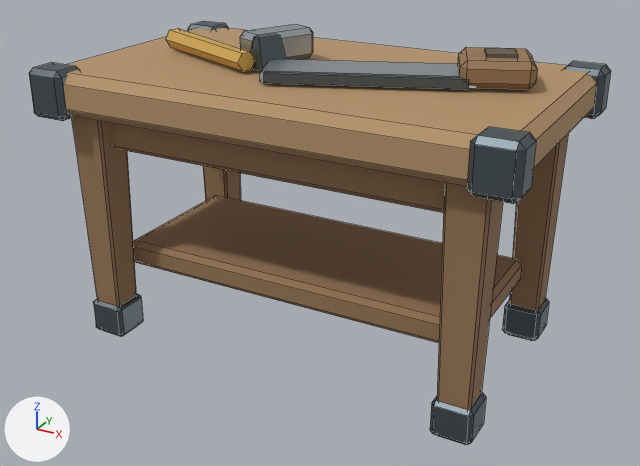
The FBX model Assets/GeneratedModels/Furniture/BUILD0026_CarpentryCraftTable.fbx, before and after one commit.
Both versions are drawn from a 50 mm lens placed at (1.354, -2.47, 1.622), pointed at (0.022, -0.05, 0.411). Arrows for +X, +Y and +Z are at lower left; the lights stay in place. The older version comes first. Mesh edges are drawn as thin lines.

Names of what the first picture shows: 'BUILD0026_CarpentryCraftTable'.
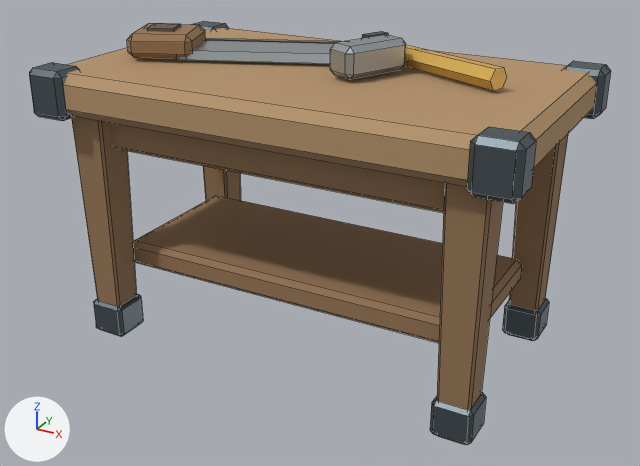
Where the change shows, as pixel boxes (x1, y1, x2, y2) in the pictures (640 x 466 px; the box of a moved part takes in the faces that stretch with it):
part 1 of me_build0026_carpentrycrafttable_mesh, moved or reshaped
    before: (166, 29, 255, 71)
    after: (405, 45, 507, 91)
part 2 of me_build0026_carpentrycrafttable_mesh, moved or reshaped
    before: (250, 34, 286, 72)
    after: (362, 31, 388, 38)
part 3 of me_build0026_carpentrycrafttable_mesh, moved or reshaped
    before: (240, 24, 313, 59)
    after: (330, 35, 406, 80)
part 4 of me_build0026_carpentrycrafttable_mesh, moved or reshaped
    before: (260, 59, 477, 88)
    after: (177, 41, 333, 64)
part 5 of me_build0026_carpentrycrafttable_mesh, moved or reshaped
    before: (264, 71, 469, 89)
    after: (205, 38, 337, 44)
part 6 of me_build0026_carpentrycrafttable_mesh, moved or reshaped
    before: (484, 48, 518, 58)
    after: (147, 23, 181, 32)
part 7 of me_build0026_carpentrycrafttable_mesh, moved or reshaped
    before: (458, 47, 538, 89)
    after: (127, 24, 206, 59)

What changed in the scene script:
```text
Change me_build0026_carpentrycrafttable_mesh:
    where me_build0026_carpentrycrafttable_mesh.from_pydata(...)  # 452 vertices, 474 faces; spans x -0.81..0.81, y -0.48..0.48, z 0.0..1.07
    used by ob_build0026_carpentrycrafttable; location = (0.0, 0.0, 0.0)
    me_build0026_carpentrycrafttable_mesh part 1: the loose piece of 12 vertices spanning x -0.6..-0.16, y -0.2..0.05, z 0.97..1.03 is turned 180 degrees about the z axis through the mesh origin
    me_build0026_carpentrycrafttable_mesh part 2: the loose piece of 8 vertices spanning x -0.2..-0.08, y -0.16..-0.04, z 0.97..1.07 is turned 180 degrees about the z axis through the mesh origin
    me_build0026_carpentrycrafttable_mesh part 3: the loose piece of 24 vertices spanning x -0.26..-0.08, y -0.11..0.13, z 0.97..1.07 is moved by (0.34, -0.02, 0.0)
    me_build0026_carpentrycrafttable_mesh part 4: the loose piece of 8 vertices spanning x -0.13..0.53, y -0.27..0.15, z 0.97..1.0 is turned 180 degrees about the z axis through the mesh origin
    me_build0026_carpentrycrafttable_mesh part 5: the loose piece of 8 vertices spanning x -0.05..0.51, y -0.28..-0.02, z 0.97..1.0 is turned 180 degrees about the z axis through the mesh origin
    me_build0026_carpentrycrafttable_mesh part 6: the loose piece of 8 vertices spanning x 0.5..0.62, y 0.02..0.14, z 0.97..1.06 is turned 180 degrees about the z axis through the mesh origin
    me_build0026_carpentrycrafttable_mesh part 7: the loose piece of 24 vertices spanning x 0.41..0.69, y -0.06..0.22, z 0.97..1.05 is turned 180 degrees about the z axis through the mesh origin
```
